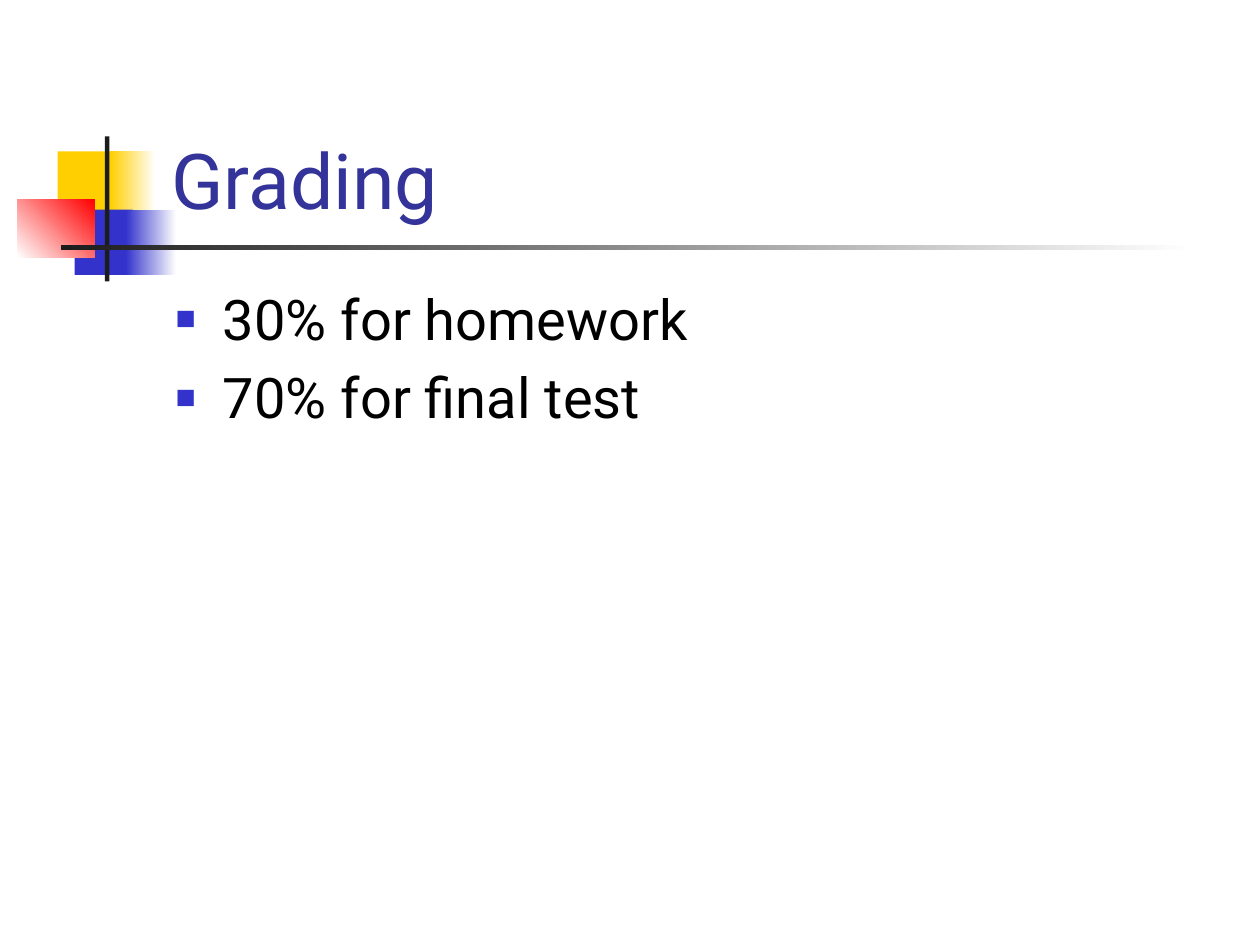
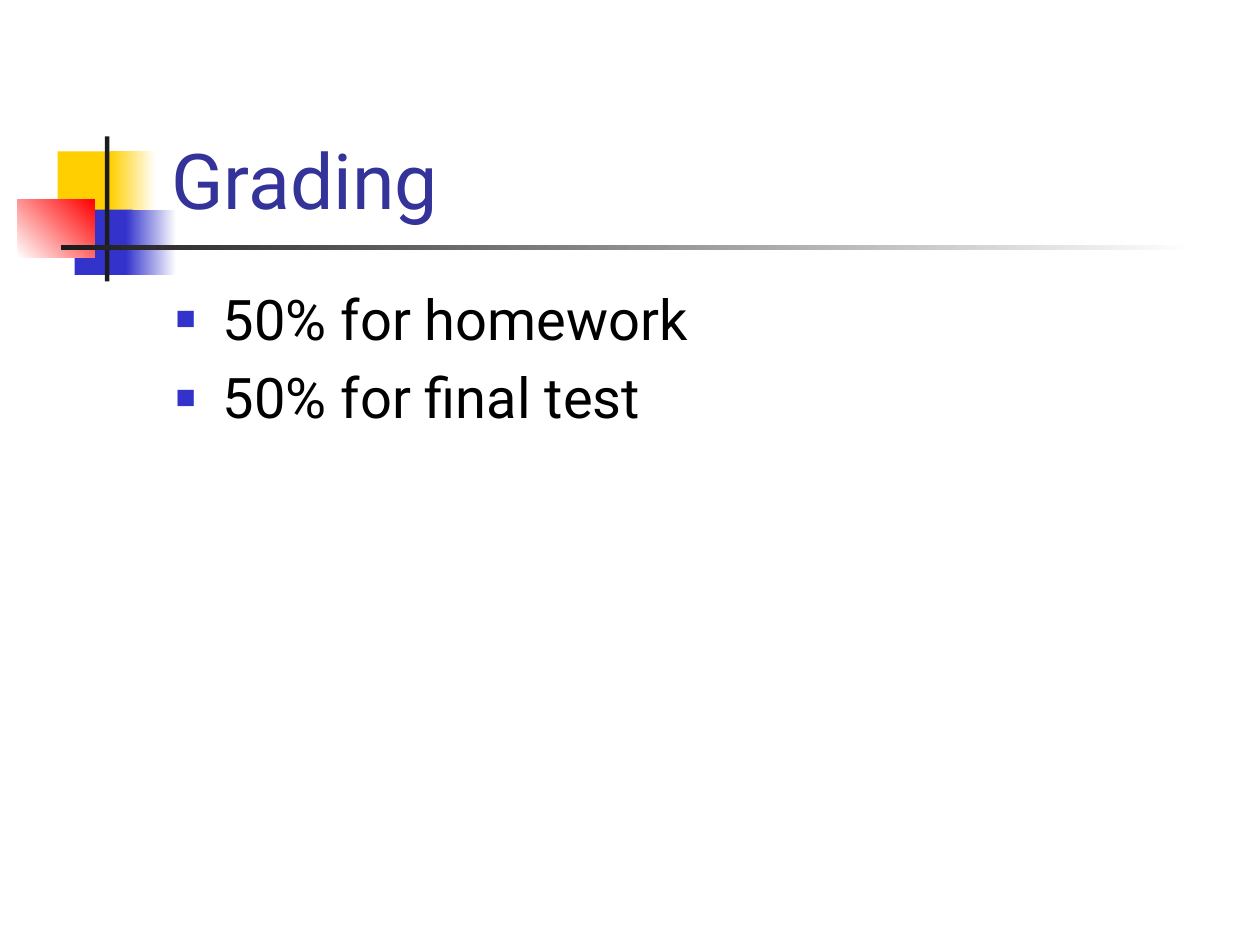
Before and after one commit to csslab-ustc/csslab-ustc.github.io, a slide deck: slide 14 of courses/theory/slides/lec01-overview.pptx. Drawn at 1260x945 pixels with LibreOffice and Linux fonts; fonts in the diff are those of the drawing. Boxes give left, top, right and bottom in pixels: in the first picture for what was removed or moved away, otherwise in the second. Text is boxed around its words. In the diff, an @@ line names an element or a change of style, - is before the commit and + after.

```diff
--- a/courses/theory/slides/lec01-overview.pptx
+++ b/courses/theory/slides/lec01-overview.pptx
@@ text at (223, 297, 688, 419): text changed @@
-■ 30% for homework
-■ 70% for final test
+■ 50% for homework
+■ 50% for final test
```
Also in this commit, not shown: 2 other slides changed.
